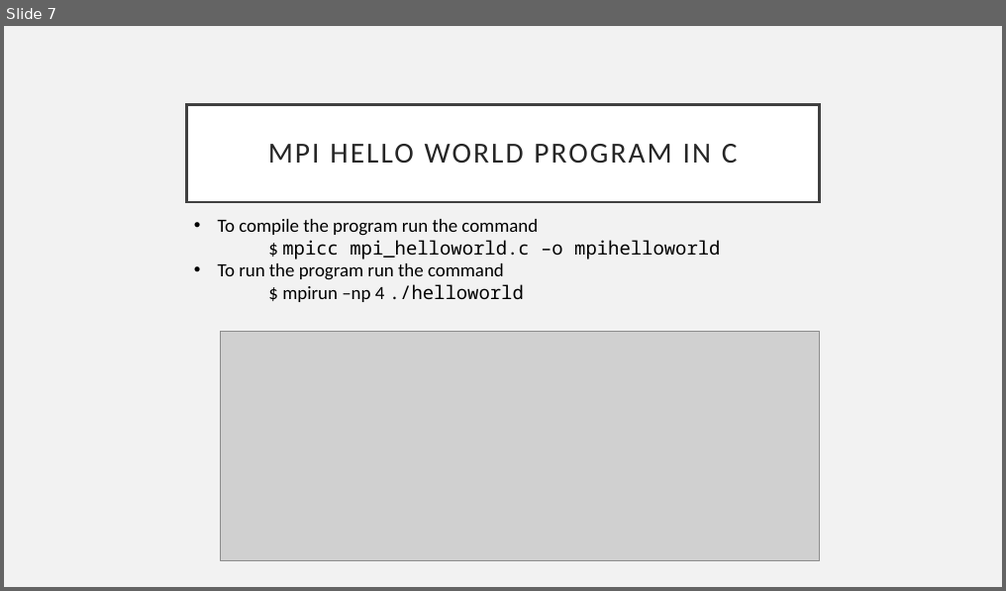
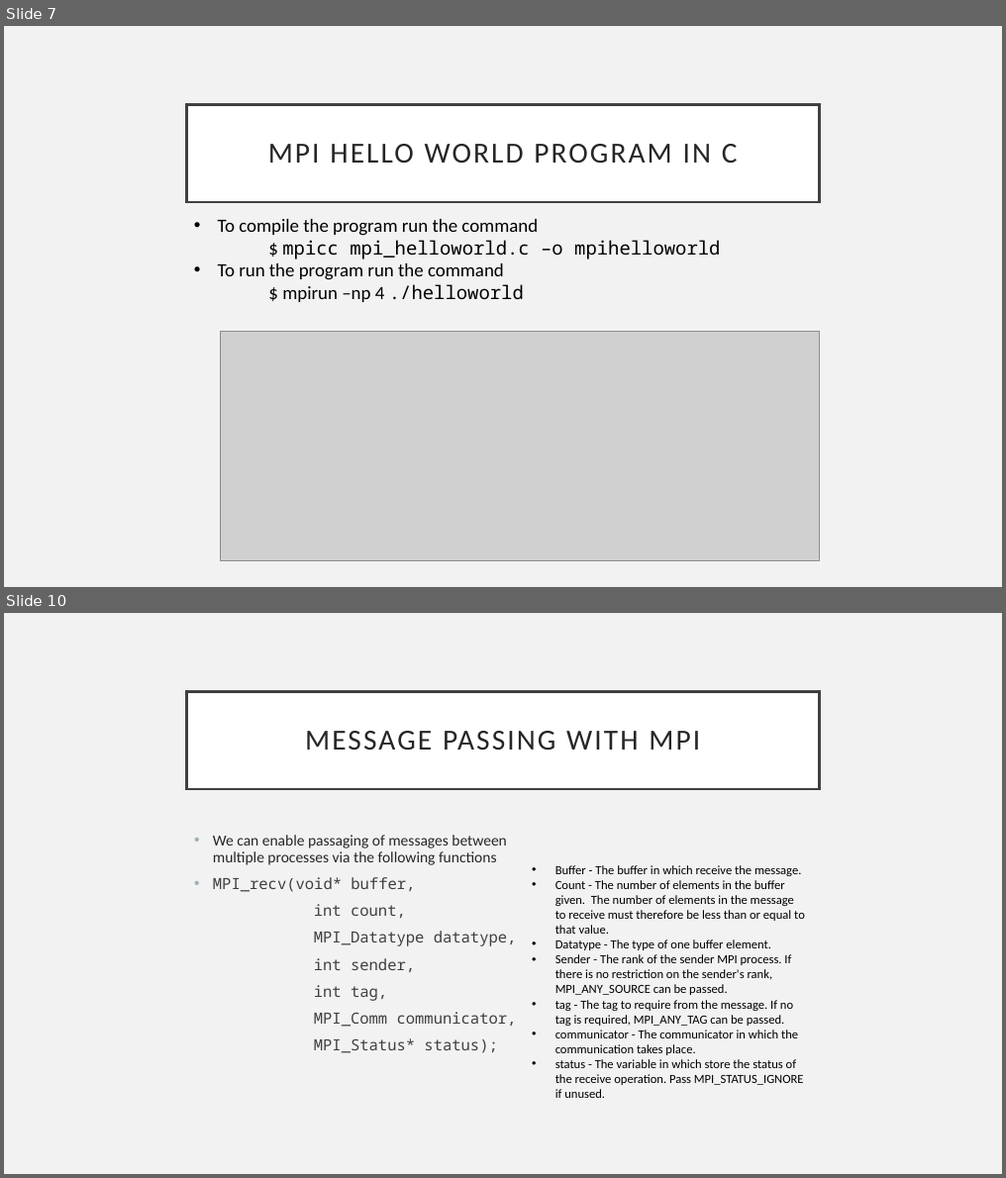
Before and after one commit to Andrewpensoneault/Intro-Parallel-Computing, a slide deck: Lectures/Lecture 3/lecture3.pptx. Shown one above the other, each under a label of ours: slide 7 before the commit, slides 7 and 10 after it; the slides between them are not shown. The pictures are 1006x591 and 1006x1178 pixels, drawn with LibreOffice and Linux fonts; fonts in the diff are those of the drawing; grey boxes stand for pictures. Boxes give left, top, right and bottom in pixels: in the first picture for what was removed or moved away, otherwise in the second. Text is boxed around its words. In the diff, an @@ line names an element or a change of style, - is before the commit and + after.

```diff
--- a/Lectures/Lecture 3/lecture3.pptx
+++ b/Lectures/Lecture 3/lecture3.pptx
@@ slide 10 added at <box>4,613,1002,1174</box>, background #F2F2F2 @@
@@ title added at <box>187,691,819,789</box>, fill #FFFFFF, outline #404040 2.5 pt, 28 pt, text #262626 @@
+MESSAGE PASSING WITH MPI
@@ text added at <box>213,835,517,1054</box>, 14.8 pt, text #404040 @@
+• We can enable passaging of messages between multiple processes via the following functions
+• MPI_recv(void* buffer,
+int count,
+MPI_Datatype datatype,
+int sender,
+int tag,
+MPI_Comm communicator,
+MPI_Status* status);
@@ text added at <box>555,865,805,1098</box>, 12 pt, text #000000 @@
+• Buffer - The buffer in which receive the message.
+• Count - The number of elements in the buffer given. The number of elements in the message to receive must therefore be less than or equal to that value.
+• Datatype - The type of one buffer element.
+• Sender - The rank of the sender MPI process. If there is no restriction on the sender's rank, MPI_ANY_SOURCE can be passed.
+• tag - The tag to require from the message. If no tag is required, MPI_ANY_TAG can be passed.
+• communicator - The communicator in which the communication takes place.
+• status - The variable in which store the status of the receive operation. Pass MPI_STATUS_IGNORE if unused.
```
Also in this commit, not shown: 3 slides changed, 5 other slides added, 3 other files.
